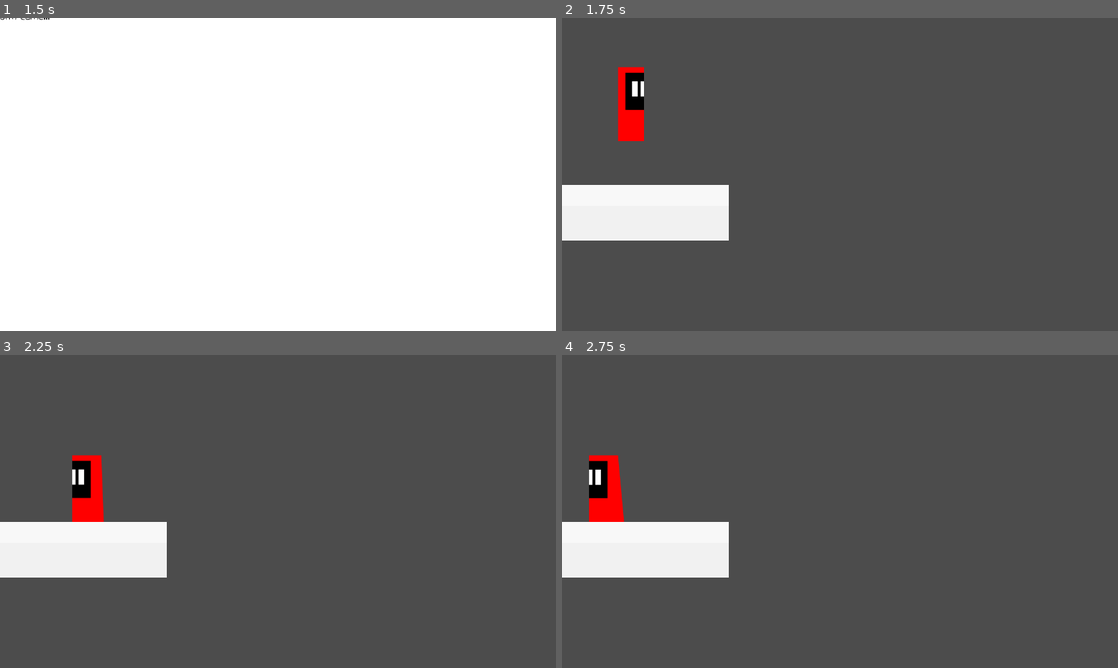
Above: before the commit, frames 1-4 (two rows, left to right).
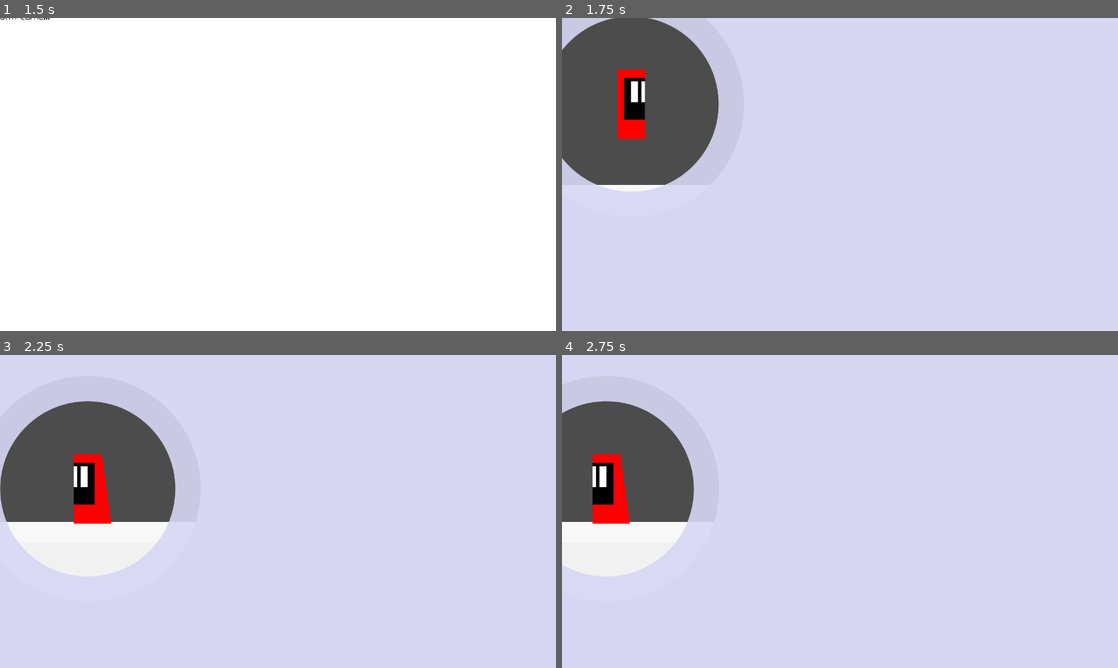
Above: after the commit, the same moments.

Repository: macjendr/coldregrets
Game: Godot game, scene res://scenes/Intro.tscn
The game is run twice, just before and just after one commit, with the same random seed, the same clock (stepped at 60 frames per second) and the same inputs.
Inputs:
- Up to frame 1 (1.5 s): tap Enter (ui_accept) at 0.5, 1.35 s; hold Enter (ui_accept) 0.53-1.28 s; hold Right (ui_right) from 0.53 s (still down)
- Up to frame 2 (1.75 s): keep holding Right (ui_right); tap Enter (ui_accept) at 1.52 s
- Up to frame 3 (2.25 s): tap Enter (ui_accept) at 1.82 s; release Right (ui_right) at 2.03 s; hold Left (ui_left) from 2.03 s (still down); hold Enter (ui_accept) from 2.03 s (still down)
- Up to frame 4 (2.75 s): keep holding Left (ui_left); keep holding Enter (ui_accept)

Frame 1 is identical in both runs. In frame 2, 87% of the frame differs, in the area x 0-100%, y 0-100%; in frame 3, 85%; in frame 4, 89%.

Commit message:
fog workaround

Diff:
--- a/scenes/Player.gd
+++ b/scenes/Player.gd
@@ -4,7 +4,7 @@
 const GRAVITY = 20
 const ACCELERATION = 50
 const MAX_SPEED = 200
-const JUMP_HEIGHT = -550
+const JUMP_HEIGHT = -500
 
 var motion = Vector2()
 
@@ -25,18 +25,16 @@
 		friction = true
 
 	if is_on_floor():
-		print($AnimatedSprite.animation)
-		if Input.is_action_just_pressed("ui_up"):
+		if Input.is_action_pressed("ui_up"):
 			motion.y = JUMP_HEIGHT
 		if friction == true:
 			motion.x = lerp(motion.x, 0, 0.2)
 	else:
-		if motion.y <= 0:
-			$AnimatedSprite.play("Jump")
-		else:
+		if motion.y < 0:
+			print(motion.y)
 			$AnimatedSprite.play("Fall")
 		if friction == true:
-			motion.x = lerp(motion.x, 0, 0.05)
+			motion.x = lerp(motion.x, 0, 0.1)
 
 	motion = move_and_slide(motion, UP)
 	pass
--- a/scenes/Player.tscn
+++ b/scenes/Player.tscn
@@ -1,13 +1,12 @@
-[gd_scene load_steps=11 format=2]
+[gd_scene load_steps=10 format=2]
 
 [ext_resource path="res://scenes/Player.gd" type="Script" id=1]
-[ext_resource path="res://sprites/Player/g4670.png" type="Texture" id=2]
-[ext_resource path="res://sprites/Player/g4679.png" type="Texture" id=3]
-[ext_resource path="res://sprites/Player/g4687.png" type="Texture" id=4]
-[ext_resource path="res://sprites/Player/g4761.png" type="Texture" id=5]
-[ext_resource path="res://sprites/Player/g4693.png" type="Texture" id=6]
-[ext_resource path="res://sprites/Player/g4705.png" type="Texture" id=7]
-[ext_resource path="res://sprites/Player/g4699.png" type="Texture" id=8]
+[ext_resource path="res://sprites/Player/g5281.png" type="Texture" id=2]
+[ext_resource path="res://sprites/Player/g5292.png" type="Texture" id=3]
+[ext_resource path="res://sprites/Player/g5265.png" type="Texture" id=4]
+[ext_resource path="res://sprites/Player/g5302.png" type="Texture" id=5]
+[ext_resource path="res://sprites/Player/g5310.png" type="Texture" id=6]
+[ext_resource path="res://sprites/Player/g5273.png" type="Texture" id=7]
 
 [sub_resource type="SpriteFrames" id=1]
 
@@ -22,15 +21,10 @@
 "name": "Walk",
 "speed": 5.0
 }, {
-"frames": [ ExtResource( 7 ), ExtResource( 8 ) ],
+"frames": [ ExtResource( 7 ) ],
 "loop": false,
 "name": "Fall",
 "speed": 5.0
-}, {
-"frames": [ ExtResource( 8 ), ExtResource( 7 ) ],
-"loop": false,
-"name": "Jump",
-"speed": 1.0
 }, {
 "frames": [ ExtResource( 4 ) ],
 "loop": true,
@@ -38,10 +32,11 @@
 "speed": 5.0
 } ]
 
-[sub_resource type="RectangleShape2D" id=2]
+[sub_resource type="CapsuleShape2D" id=2]
 
 custom_solver_bias = 0.0
-extents = Vector2( 32, 76 )
+radius = 32.0
+height = 88.0
 
 [node name="Player" type="KinematicBody2D" index="0"]
 
@@ -62,4 +57,3 @@
 [node name="CollisionShape2D" type="CollisionShape2D" parent="." index="1"]
 
 shape = SubResource( 2 )
-_sections_unfolded = [ "Transform" ]
--- a/scenes/SnowTiles.tscn
+++ b/scenes/SnowTiles.tscn
@@ -7,7 +7,7 @@
 custom_solver_bias = 0.0
 extents = Vector2( 64, 64 )
 
-[node name="SnowTiles" type="Node" index="0"]
+[node name="SnowTiles" type="Node"]
 
 [node name="5" type="Sprite" parent="." index="0"]
 
--- a/scenes/StartScene.tscn
+++ b/scenes/StartScene.tscn
@@ -8,7 +8,9 @@
 [node name="Player" parent="." index="0" instance=ExtResource( 1 )]
 
 position = Vector2( 124, 172 )
+z_index = 1
 collision/safe_margin = 0.8
+_sections_unfolded = [ "Collision", "Pickable", "Transform", "Z Index", "collision" ]
 
 [node name="TileMap" type="TileMap" parent="." index="1"]
 
@@ -28,5 +30,5 @@
 collision_mask = 1
 occluder_light_mask = 1
 format = 1
-tile_data = PoolIntArray( 262143, 0, 0, 196608, 1, 0, 196609, 1, 0, 196610, 1, 0 )
+tile_data = PoolIntArray( 65535, 1, 0, 131071, 3, 0, 196607, 3, 0, 262143, 1, 0, 196608, 1, 0, 196609, 1, 0, 196610, 1, 0, 196611, 2, 0, 327679, 3, 0, 262144, 3, 0, 262145, 3, 0, 262146, 3, 0, 262147, 3, 0, 262149, 0, 0, 262150, 1, 0, 262151, 1, 0, 262152, 1, 0, 262153, 1, 0, 393215, 3, 0, 327680, 3, 0, 327681, 3, 0, 327682, 3, 0, 327683, 3, 0, 327684, 3, 0, 327685, 3, 0, 327686, 1, 0, 327687, 1, 0, 327688, 1, 0, 327689, 1, 0 )
 _sections_unfolded = [ "Cell", "Collision", "Occluder", "Transform", "Z Index" ]
Binary file removed: sprites/Player/g4670.png
Not shown, removed: sprites/Player/g4670.png.import
Binary file removed: sprites/Player/g4679.png
Not shown, removed: sprites/Player/g4679.png.import
Binary file removed: sprites/Player/g4687.png
Not shown, removed: sprites/Player/g4687.png.import
Binary file removed: sprites/Player/g4693.png
Not shown, removed: sprites/Player/g4693.png.import
Binary file removed: sprites/Player/g4699.png
Not shown, removed: sprites/Player/g4699.png.import
Binary file removed: sprites/Player/g4705.png
Binary file removed: sprites/Player/g4711.png
(and 20 more such lines)
